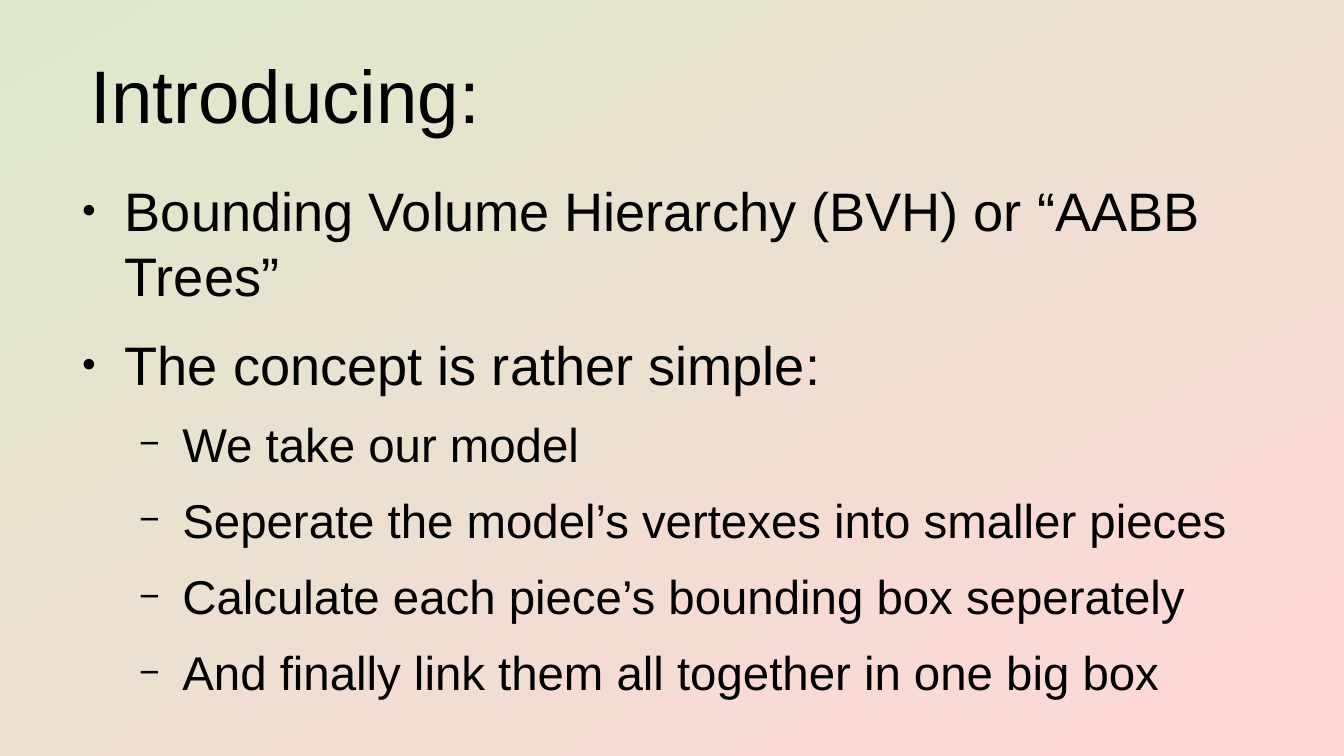
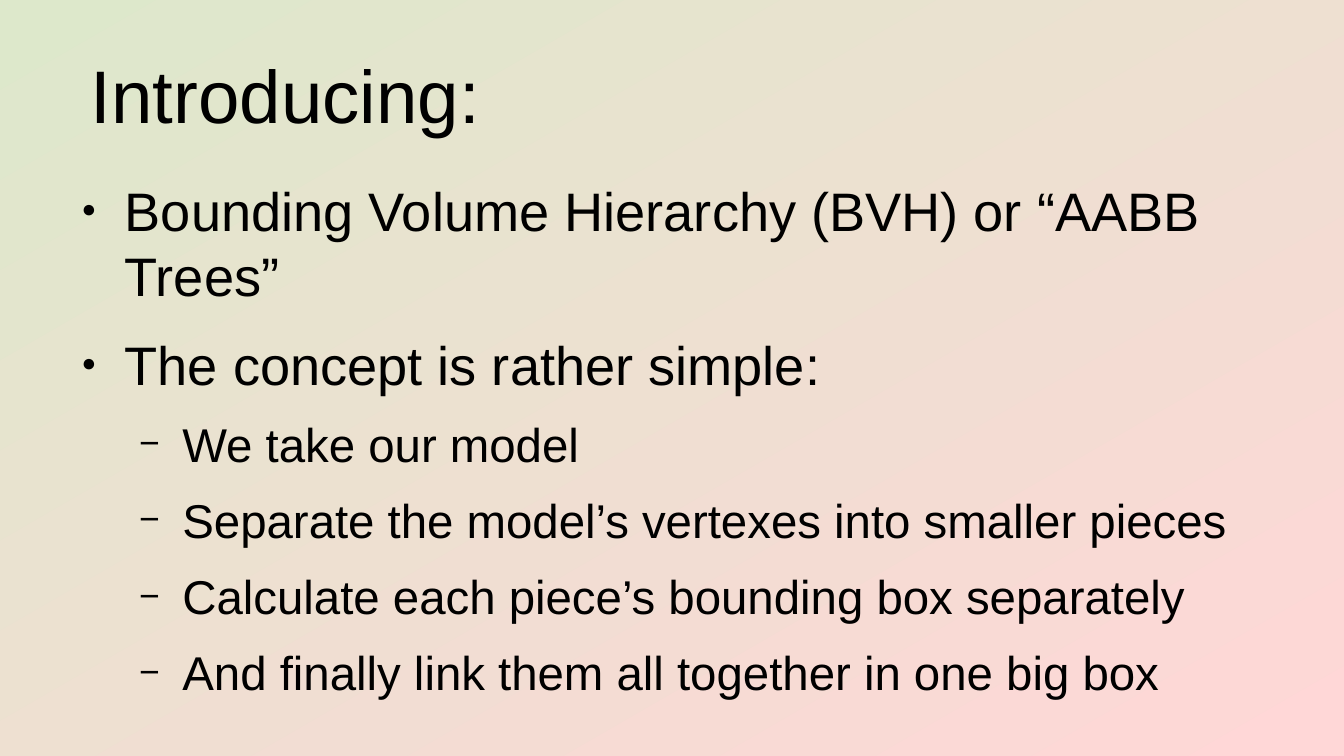
Before and after one commit to HalaszMateSandor-T1TNWL/Graphics, a slide deck: slide 11 of feladat/presentation/AABB_and_collision.odp (slide 8 before the commit). Drawn at 1344x756 pixels with LibreOffice and Linux fonts; fonts in the diff are those of the drawing. Boxes give left, top, right and bottom in pixels: in the first picture for what was removed or moved away, otherwise in the second. Text is boxed around its words. In the diff, an @@ line names an element or a change of style, - is before the commit and + after.

```diff
--- a/feladat/presentation/AABB_and_collision.odp
+++ b/feladat/presentation/AABB_and_collision.odp
@@ text at [182, 503, 1226, 624]: text changed @@
-  − Seperate the model’s vertexes into smaller pieces
-  − Calculate each piece’s bounding box seperately
+  − Separate the model’s vertexes into smaller pieces
+  − Calculate each piece’s bounding box separately
```
Also in this commit, not shown: 3 other slides changed, 5 slides added, 7 other files.
